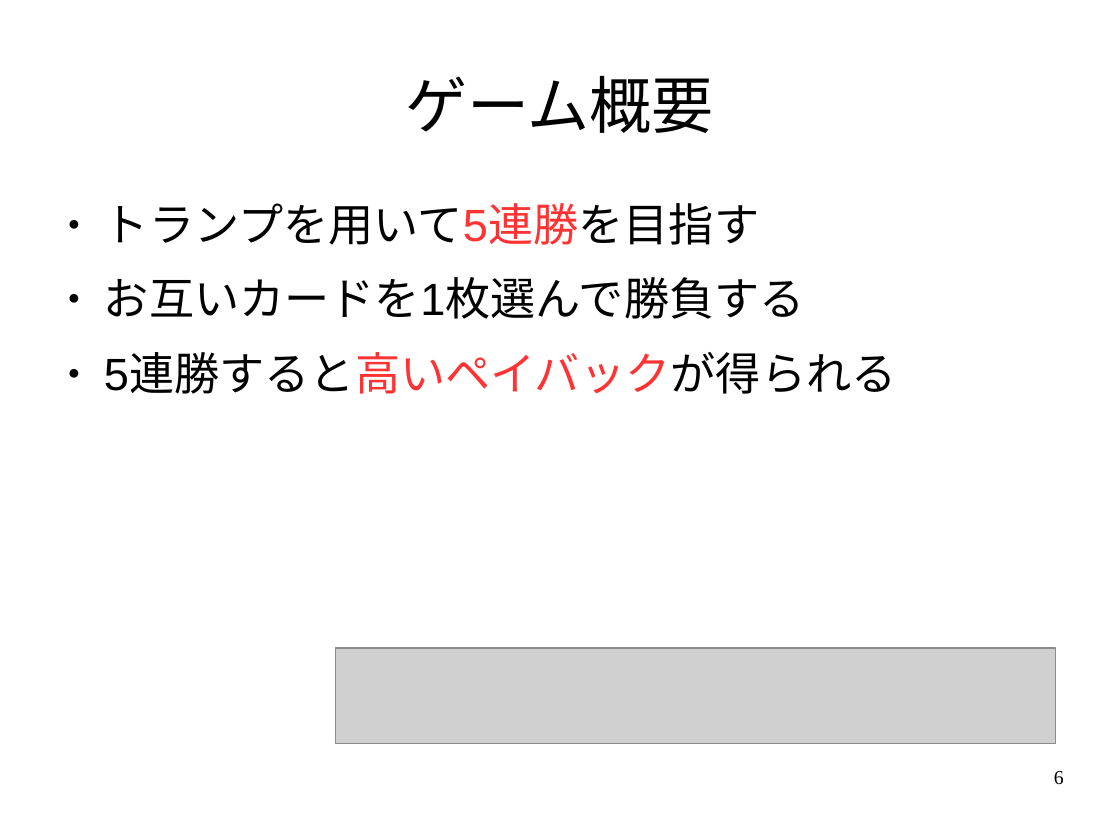
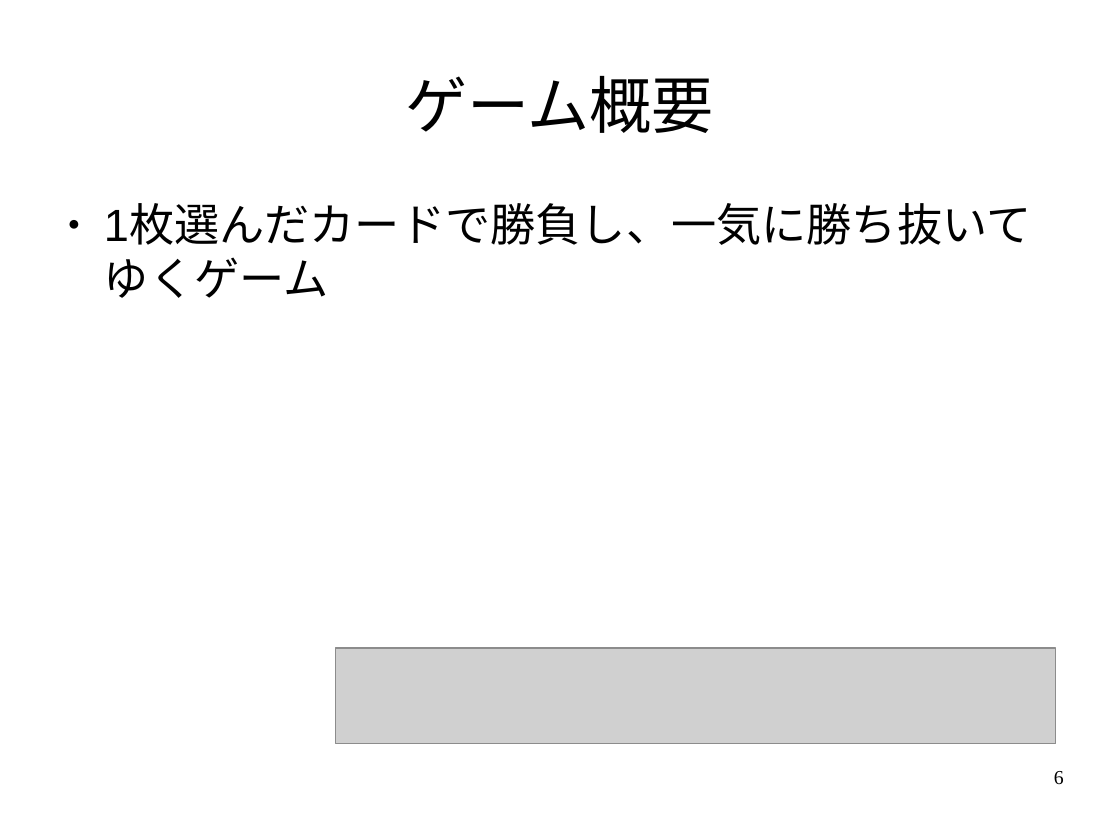
Before and after one commit to Hideya09/Casino, a slide deck: slide 6 of プレゼン資料/ゲーム制作発表.odp. Drawn at 1120x840 pixels with LibreOffice and Linux fonts; fonts in the diff are those of the drawing; grey boxes stand for pictures. Boxes give left, top, right and bottom in pixels: in the first picture for what was removed or moved away, otherwise in the second. Text is boxed around its words. In the diff, an @@ line names an element or a change of style, - is before the commit and + after.

```diff
--- a/プレゼン資料/ゲーム制作発表.odp
+++ b/プレゼン資料/ゲーム制作発表.odp
@@ text at [104,206,1031,298]: text changed @@
-● トランプを用いて5連勝を目指す
-● お互いカードを1枚選んで勝負する
-● 5連勝すると高いペイバックが得られる
+● 1枚選んだカードで勝負し、一気に勝ち抜いてゆくゲーム
```
Also in this commit, not shown: 3 other slides changed, 1 slide added, 6 other files.
